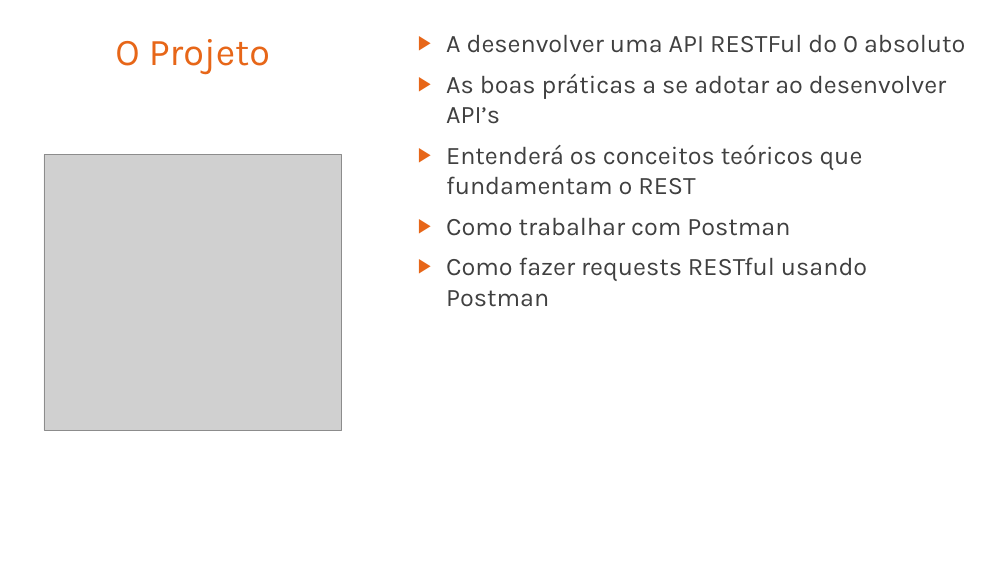
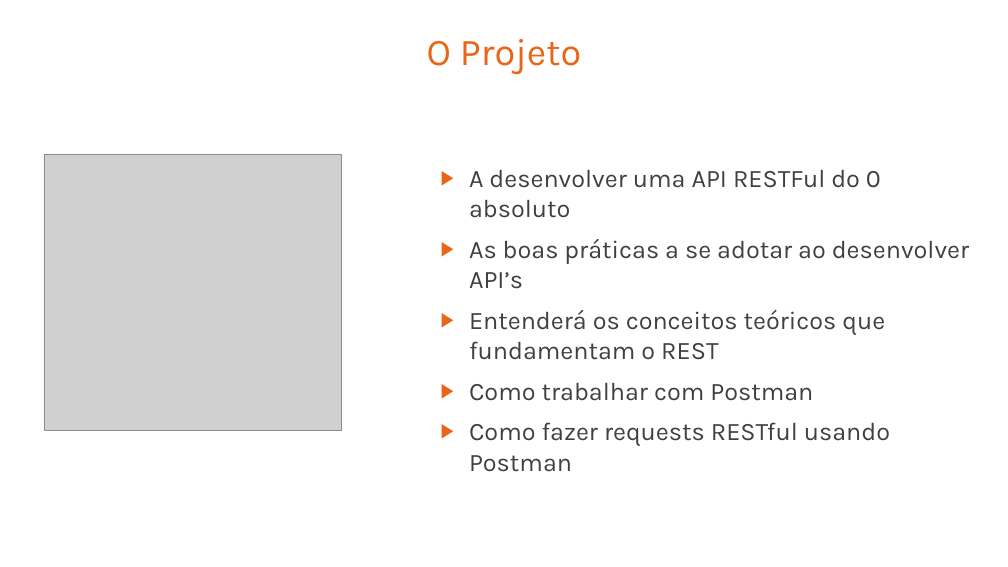
Before and after one commit to leandrocgsi/RestWithASP-NETUdemy, a slide deck: slide 17 of Documents/Building Modern RESTFul API's With ASP.NET Core - Architectural Overview.pptx. Drawn at 1008x567 pixels with LibreOffice and Linux fonts; fonts in the diff are those of the drawing; grey boxes stand for pictures. Boxes give left, top, right and bottom in pixels: in the first picture for what was removed or moved away, otherwise in the second. Text is boxed around its words. In the diff, an @@ line names an element or a change of style, - is before the commit and + after.

```diff
--- a/Documents/Building Modern RESTFul API's With ASP.NET Core - Architectural Overview.pptx
+++ b/Documents/Building Modern RESTFul API's With ASP.NET Core - Architectural Overview.pptx
@@ title "O Projeto": place and size @@
-title "O Projeto" at <box>115,39,270,74</box>
+title "O Projeto" at <box>427,39,581,74</box>
@@ text "A desenvolver uma API RESTFul ..." rewrapped from <box>446,35,965,281</box> to <box>469,170,969,472</box> @@
```
Also in this commit, not shown: 4 other slides changed.
